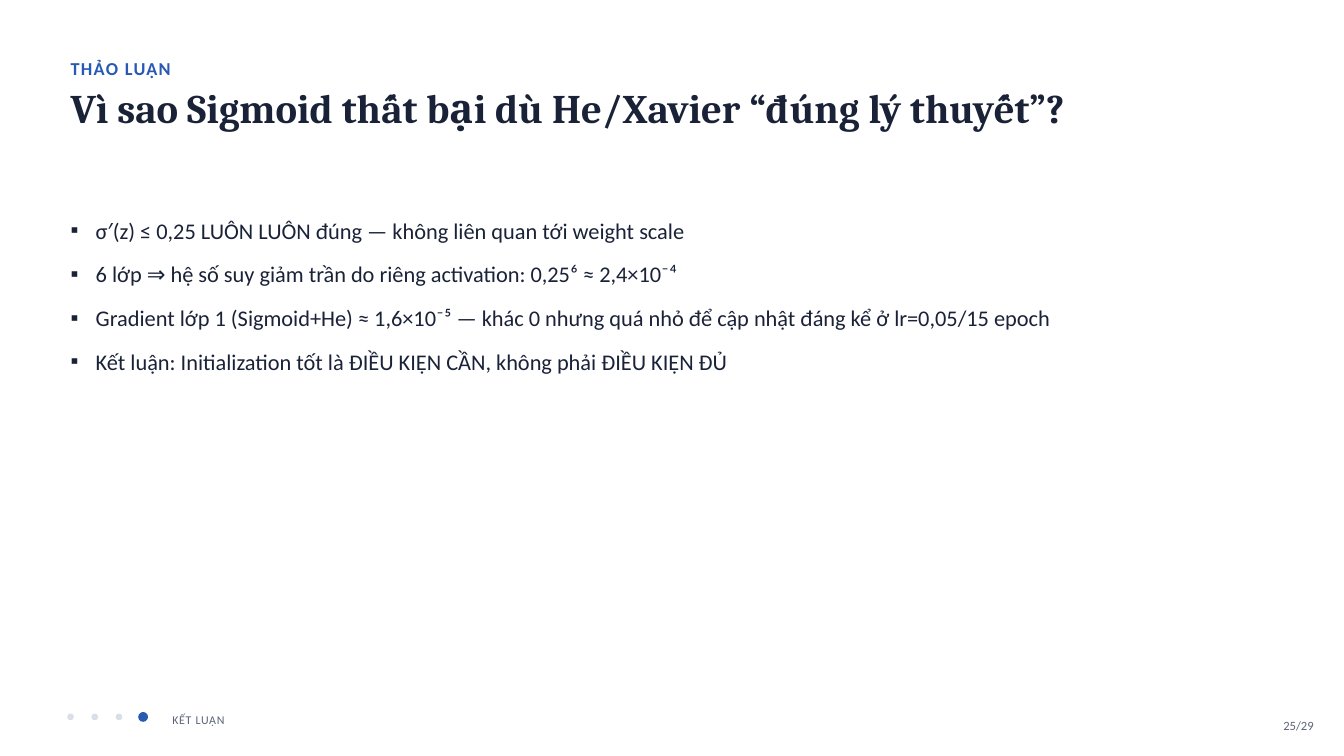
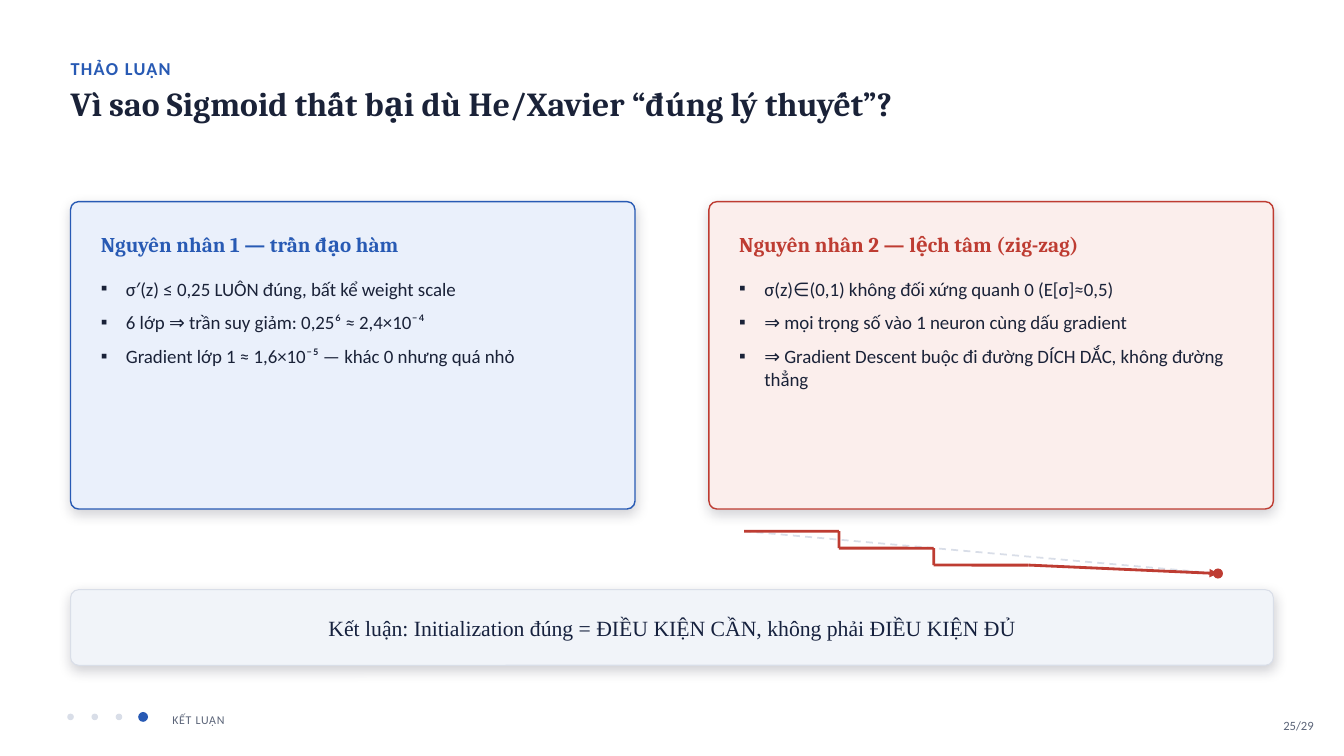
Before and after one commit to quankane/latex-web, a slide deck: slide 25 of report/Slide_Backprop_Initialization.pptx. Drawn at 1344x756 pixels with LibreOffice and Linux fonts; fonts in the diff are those of the drawing. Boxes give left, top, right and bottom in pixels: in the first picture for what was removed or moved away, otherwise in the second. Text is boxed around its words. In the diff, an @@ line names an element or a change of style, - is before the commit and + after.

```diff
--- a/report/Slide_Backprop_Initialization.pptx
+++ b/report/Slide_Backprop_Initialization.pptx
@@ text "Vì sao Sigmoid thất bại ..." at box(71, 92, 758, 124): size 29 to 24 pt @@
@@ rounded rectangle added at box(71, 202, 635, 509), fill #EAF0FB, outline #285AB4 1 pt @@
@@ rounded rectangle added at box(709, 202, 1273, 509), fill #FBEEEC, outline #BE3C32 1 pt @@
@@ text added at box(101, 237, 398, 257), 15 pt, text #285AB4, bold @@
+Nguyên nhân 1 — trần đạo hàm
@@ text added at box(739, 237, 1078, 257), 15 pt, text #BE3C32, bold @@
+Nguyên nhân 2 — lệch tâm (zig-zag)
@@ text at box(126, 280, 515, 367): text changed; size 16 to 13.5 pt @@
-▪ σ′(z) ≤ 0,25 LUÔN LUÔN đúng — không liên quan tới weight scale
-▪ 6 lớp ⇒ hệ số suy giảm trần do riêng activation: 0,25⁶ ≈ 2,4×10⁻⁴
-▪ Gradient lớp 1 (Sigmoid+He) ≈ 1,6×10⁻⁵ — khác 0 nhưng quá nhỏ để cập nhật đáng kể ở lr=0,05/15 epoch
-▪ Kết luận: Initialization tốt là ĐIỀU KIỆN CẦN, không phải ĐIỀU KIỆN ĐỦ
+▪ σ′(z) ≤ 0,25 LUÔN đúng, bất kể weight scale
+▪ 6 lớp ⇒ trần suy giảm: 0,25⁶ ≈ 2,4×10⁻⁴
+▪ Gradient lớp 1 ≈ 1,6×10⁻⁵ — khác 0 nhưng quá nhỏ
@@ text added at box(764, 282, 1223, 390), 13.5 pt, text #1A2238 @@
+▪ σ(z)∈(0,1) không đối xứng quanh 0 (E[σ]≈0,5)
+▪ ⇒ mọi trọng số vào 1 neuron cùng dấu gradient
+▪ ⇒ Gradient Descent buộc đi đường DÍCH DẮC, không đường thẳng
@@ line added from (744, 531) to (1218, 574), #D9DEE8 1.25 pt dashed @@
@@ line added from (744, 531) to (839, 531), #BE3C32 2 pt @@
@@ line added from (839, 531) to (839, 548), #BE3C32 2 pt @@
@@ line added from (839, 548) to (934, 548), #BE3C32 2 pt @@
@@ line added from (934, 548) to (934, 566), #BE3C32 2 pt @@
@@ line added from (934, 566) to (1028, 566), #BE3C32 2 pt @@
@@ arrow added from (1028, 566) to (1218, 574), #BE3C32 2 pt @@
@@ ellipse added at box(1213, 569, 1223, 579), fill #BE3C32 @@
@@ rounded rectangle added at box(71, 590, 1273, 665), fill #F1F4F9, outline #D9DEE8 0.75 pt @@
@@ text added at box(328, 619, 1015, 641), 15.5 pt, text #16213E @@
+Kết luận: Initialization đúng = ĐIỀU KIỆN CẦN, không phải ĐIỀU KIỆN ĐỦ
```
Also in this commit, not shown: 7 other slides changed, 10 other files.
